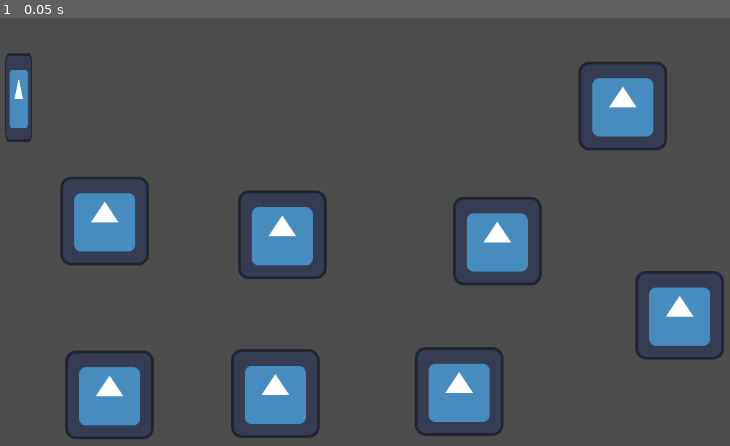
Above: before the commit, frame 1.
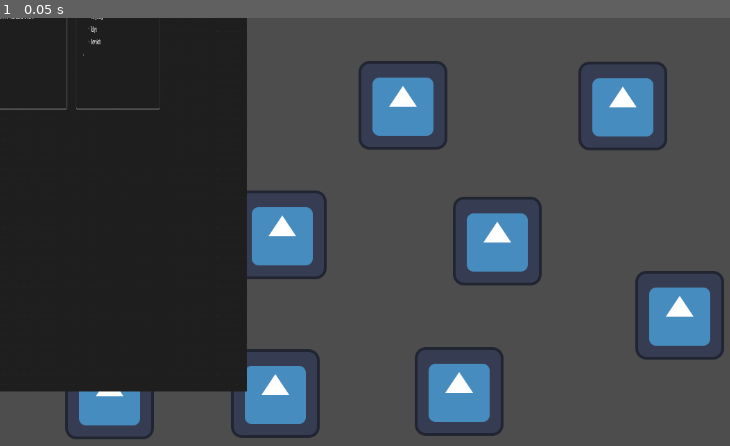
Above: after the commit, the same moment.

Repository: Aaron-C63/Pinky-Vs-BrAIn
Game: Godot game, scene res://Scenes/icon.tscn
Two runs of this game, one before a commit and one after it. Both use one fixed random seed, a clock stepped at 60 frames per second and the inputs below. The project has no main scene, so this scene is started directly. The engine's default icon, where the game draws it, is replaced by a stand-in: a white triangle on a blue panel in a dark square.
Inputs:
- Up to frame 1 (0.05 s): no input

The runs differ from the first frame. In frame 1, 30% of the frame differs, in the area x 0-62%, y 0-88%.

Commit message:
icon9change

Diff:
--- a/Scenes/icon.tscn
+++ b/Scenes/icon.tscn
@@ -1,6 +1,7 @@
-[gd_scene load_steps=2 format=3 uid="uid://deafar8opmn3l"]
+[gd_scene load_steps=3 format=3 uid="uid://deafar8opmn3l"]
 
 [ext_resource type="Texture2D" uid="uid://ccclwtsiwebth" path="res://icon.svg" id="1_ho2sq"]
+[ext_resource type="Texture2D" uid="uid://gqy75i3gdflw" path="res://gjmm1.PNG" id="2_5rapw"]
 
 [node name="Icon" type="Sprite2D"]
 position = Vector2(151, 293)
@@ -38,7 +39,7 @@
 position = Vector2(511, 246)
 texture = ExtResource("1_ho2sq")
 
-[node name="Icon6" type="Sprite2D" parent="."]
+[node name="Icon9" type="Sprite2D" parent="."]
 position = Vector2(-124, -178)
 scale = Vector2(0.304688, 1)
-texture = ExtResource("1_ho2sq")
+texture = ExtResource("2_5rapw")
Binary file added: gjmm1.PNG
Not shown, added: gjmm1.PNG.import
